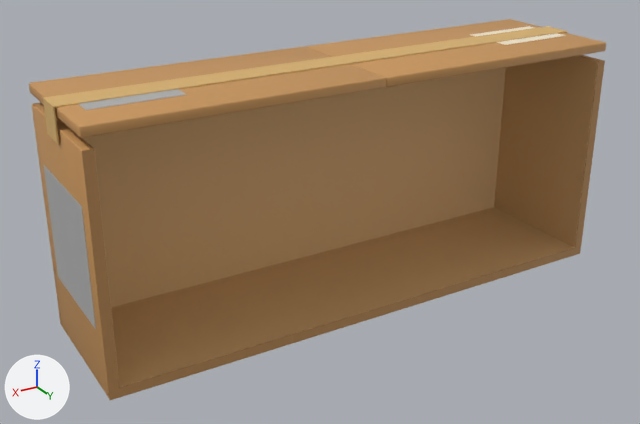
The FBX model Assets/Resources/Models/box_5x2.fbx, before and after one commit.
Both versions are drawn from a 50 mm lens placed at (1.046, 1.634, 0.763), pointed at (0.063, -0.004, -0.055). Lighting does not change. The marker at lower left points along +X, +Y and +Z. The first picture is the older version. Where no turn or scale is listed for an object, it has been applied to the vertices.

Names of what the first picture shows: 'FlapL', 'FlapR', 'Tape', 'box_5x2'.
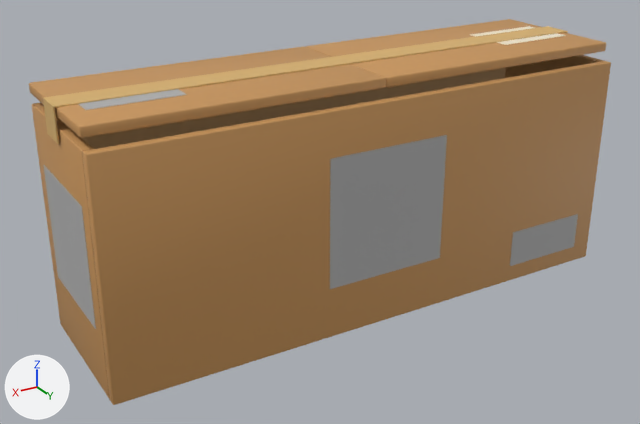
The change, as a diff of the scene's bpy script:
```diff
--- a/Assets/Resources/Models/box_5x2.fbx.py
+++ b/Assets/Resources/Models/box_5x2.fbx.py
@@ me_front @@
+me_front.from_pydata(...)  # 72 vertices, 66 faces; spans x -0.647..0.647, y 0.16..0.183, z -0.272..0.25
+# faces by material slot: [54, 6, 6]
+me_front.materials.append(mat_tex_kraft)  # orange #c8955a
+me_front.materials.append(mat_decal_logo)  # grey #b0b0b0
+me_front.materials.append(mat_decal_fragile)  # grey #b0b0b0
@@ ob_front @@
+ob_front = bpy.data.objects.new('Front', me_front)
+ob_front.location = (0.0, 0.0, 0.0)
```

Pixel boxes (x1, y1, x2, y2) of what changed, in the pictures (640 x 424 px):
'Front', added
    after: (82, 61, 611, 405)
    faces in mat_tex_kraft (orange #c8955a): (82, 61, 611, 405)
    faces in mat_decal_logo (grey #b0b0b0): (330, 135, 447, 289)
    faces in mat_decal_fragile (grey #b0b0b0): (510, 214, 578, 266)
'box_5x2', unchanged, covered by the edit
    both: (32, 55, 605, 400)
